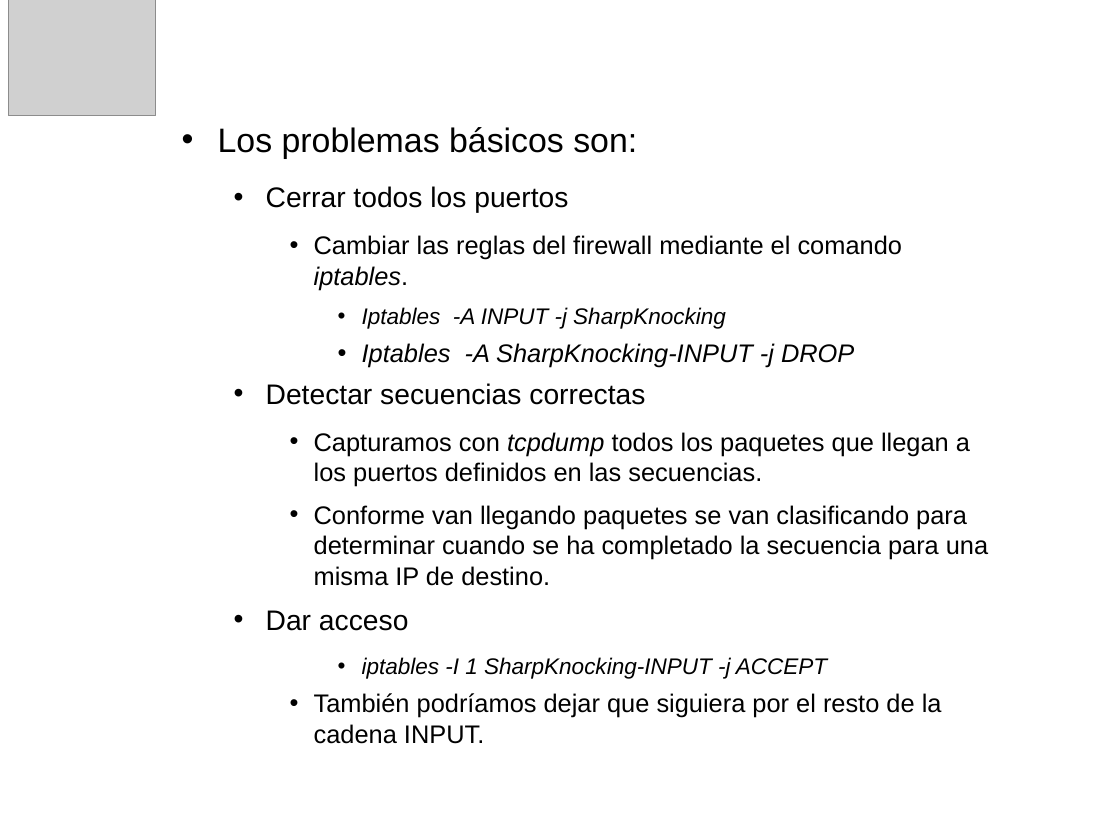
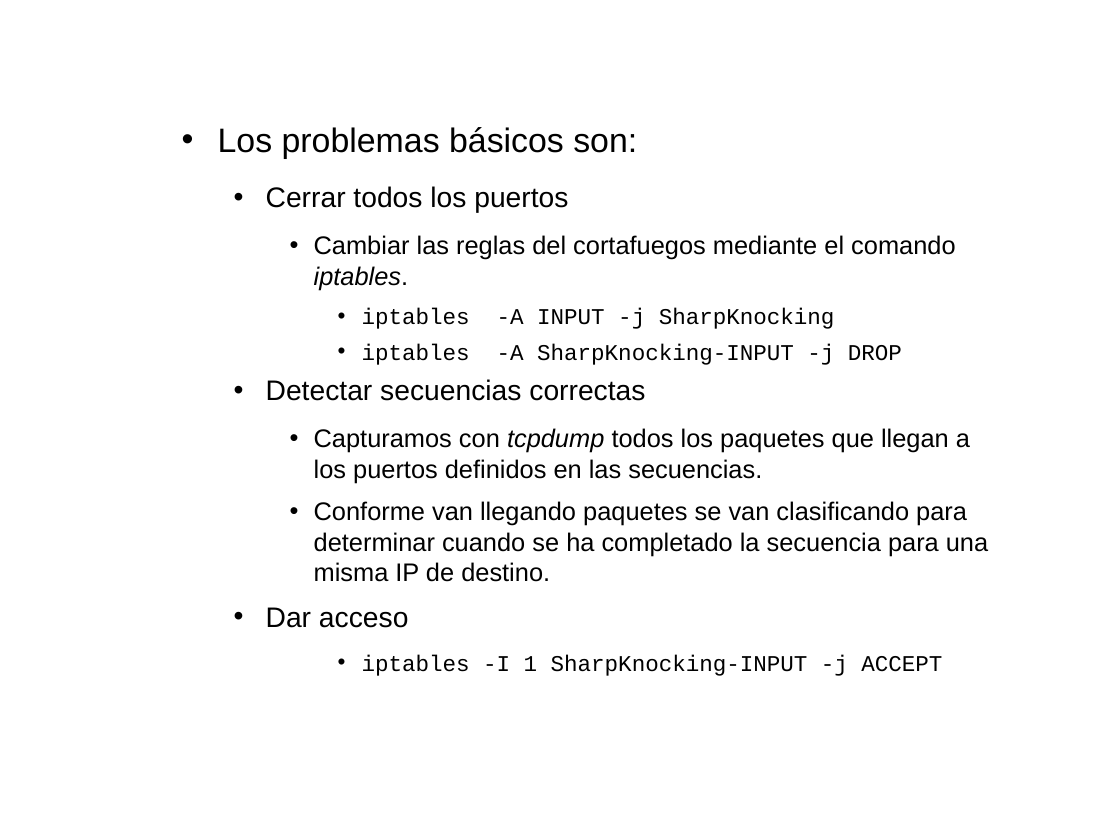
Before and after one commit to mangelp/sharpknocking, a slide deck: slide 5 of Doc/sharpknocking.odp. Drawn at 1120x840 pixels with LibreOffice and Linux fonts; fonts in the diff are those of the drawing; grey boxes stand for pictures; background and template pictures are left out. Boxes give left, top, right and bottom in pixels: in the first picture for what was removed or moved away, otherwise in the second. Text is boxed around its words. In the diff, an @@ line names an element or a change of style, - is before the commit and + after.

```diff
--- a/Doc/sharpknocking.odp
+++ b/Doc/sharpknocking.odp
@@ picture removed at (8, 0, 157, 116) @@
@@ text at (314, 235, 955, 365): text changed; size 18 to 16 pt; font Arial to Courier New; italic off @@
-    • Cambiar las reglas del firewall mediante el comando iptables.
-      • Iptables -A INPUT -j SharpKnocking
-      • Iptables -A SharpKnocking-INPUT -j DROP
+    • Cambiar las reglas del cortafuegos mediante el comando iptables.
+      • iptables -A INPUT -j SharpKnocking
+      • iptables -A SharpKnocking-INPUT -j DROP
@@ text at (362, 655, 942, 676): font Arial to Courier New, italic off in "iptables -I 1 SharpKnocking-INPUT -j ACCEPT" @@
@@ text at (314, 693, 942, 744): paragraph removed @@
-    • También podríamos dejar que siguiera por el resto de la cadena INPUT.
```
Also in this commit, not shown: 6 other slides changed, 1 slide added, 31 other files.
